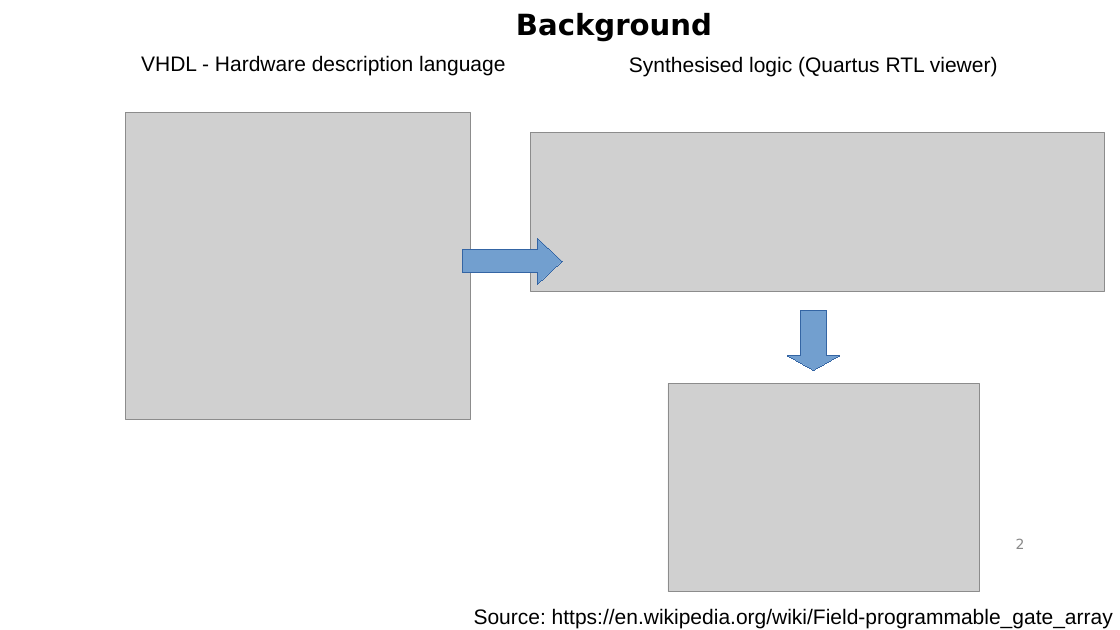
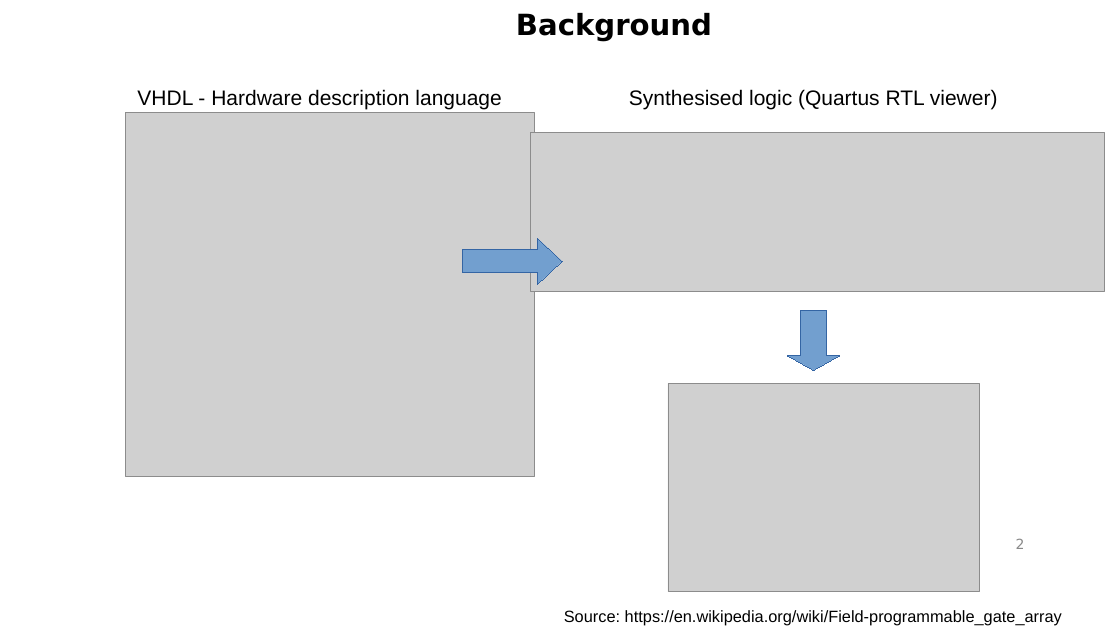
Before and after one commit to gasparka/thesis, a slide deck: slide 2 of presentation.odp. Drawn at 1120x630 pixels with LibreOffice and Linux fonts; fonts in the diff are those of the drawing; grey boxes stand for pictures; background and template pictures are left out. Boxes give left, top, right and bottom in pixels: in the first picture for what was removed or moved away, otherwise in the second. Text is boxed around its words. In the diff, an @@ line names an element or a change of style, - is before the commit and + after.

```diff
--- a/presentation.odp
+++ b/presentation.odp
@@ text "VHDL - Hardware description language": place and size @@
-text "VHDL - Hardware description language" at (141, 55, 505, 75)
+text "VHDL - Hardware description language" at (137, 89, 501, 110)
@@ text "Synthesised logic (Quartus RTL viewer)": place and size @@
-text "Synthesised logic (Quartus RTL viewer)" at (629, 56, 998, 77)
+text "Synthesised logic (Quartus RTL viewer)" at (629, 89, 998, 110)
@@ picture: place and size @@
-picture at (126, 113, 471, 420)
+picture at (126, 113, 534, 476)
@@ text "Source: https://en.wikipedia.org/wiki/Field-programmable_gat ...": place and size @@
-text "Source: https://en.wikipedia.org/wiki/Field-programmable_gat ..." at (474, 608, 1113, 629)
+text "Source: https://en.wikipedia.org/wiki/Field-programmable_gat ..." at (564, 610, 1062, 626)
@@ text "Source: https://en.wikipedia.org/wiki/Field-programmable_gat ..." at (564, 610, 1062, 626): size 18 to 14 pt @@
```
Also in this commit, not shown: 14 other slides changed, 14 slides added, 2 slides removed, 1 other file.
